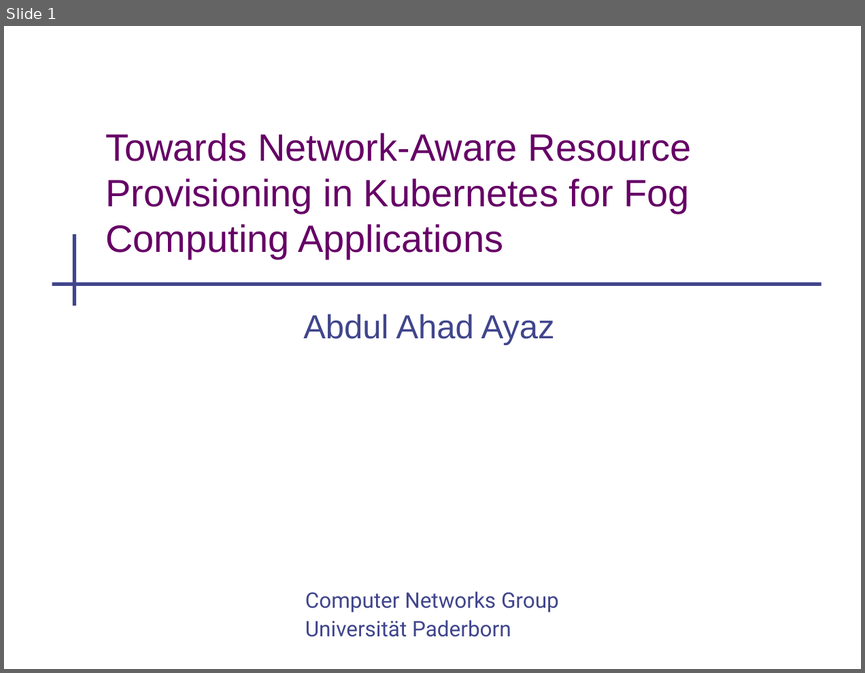
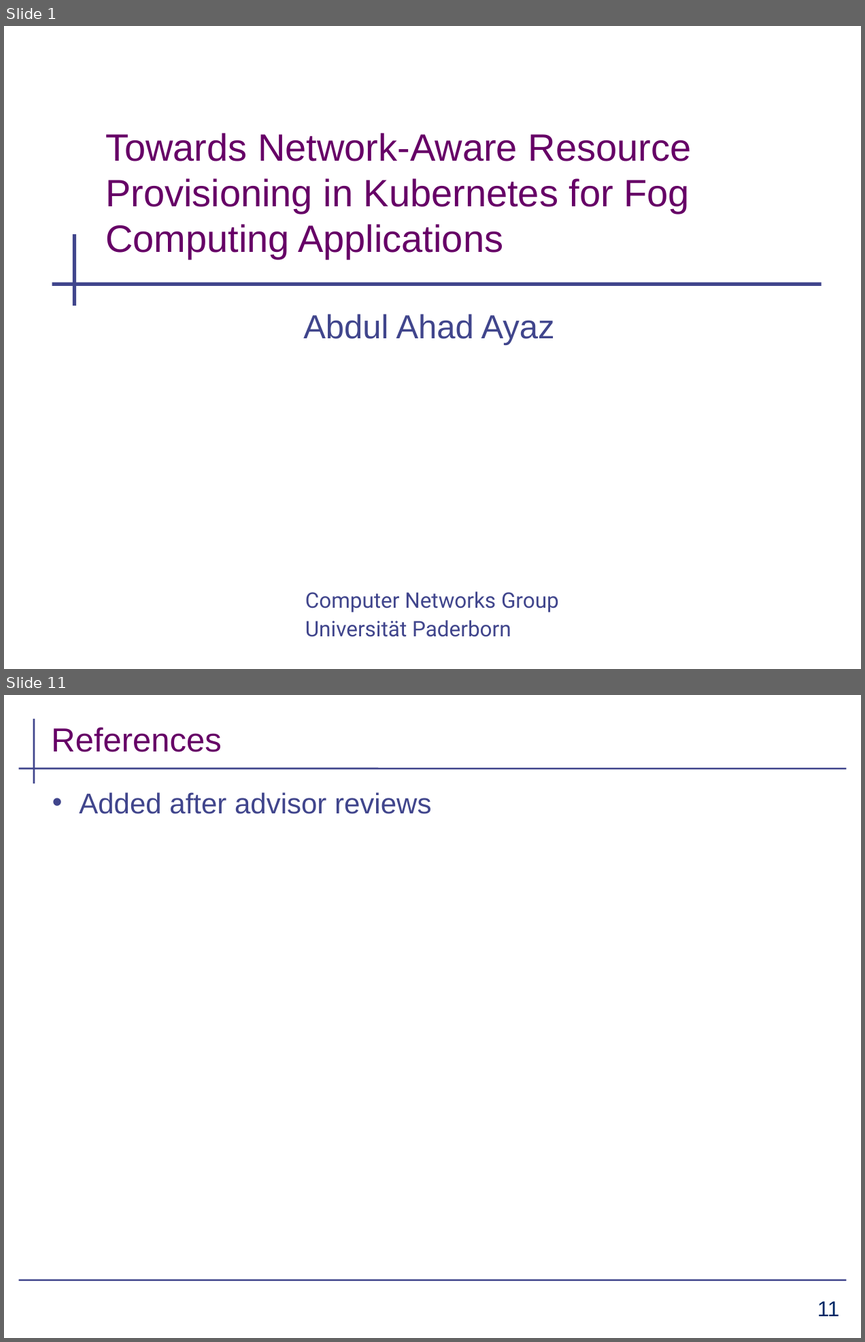
Before and after one commit to aahad91/Seminar-MLCN, a slide deck: Final_submission/presentation_draft.pptx. Shown one above the other, each under a label of ours: slide 1 before the commit, slides 1 and 11 after it; the slides between them are not shown. The pictures are 865x673 and 865x1342 pixels, drawn with LibreOffice and Linux fonts; fonts in the diff are those of the drawing; background and template pictures are left out. Boxes give left, top, right and bottom in pixels: in the first picture for what was removed or moved away, otherwise in the second. Text is boxed around its words. In the diff, an @@ line names an element or a change of style, - is before the commit and + after.

```diff
--- a/Final_submission/presentation_draft.pptx
+++ b/Final_submission/presentation_draft.pptx
@@ slide 11 added at <box>4,695,861,1338</box>, background #FFFFFF @@
@@ line added from (34, 719) to (34, 783), #40458C 1.5 pt @@
@@ title added at <box>51,727,221,752</box>, 28 pt, text #660066 @@
+References
@@ line added from (18, 768) to (847, 768), #40458C 1.5 pt @@
@@ text added at <box>79,792,431,814</box>, 24 pt, text #40458C @@
+• Added after advisor reviews
@@ line added from (18, 1279) to (847, 1279), #40458C 1.5 pt @@
@@ page number added at <box>817,1301,840,1316</box>, 18 pt, text #002664 @@
+11
```
Also in this commit, not shown: 5 slides changed, 4 other slides added, 2 other files.
